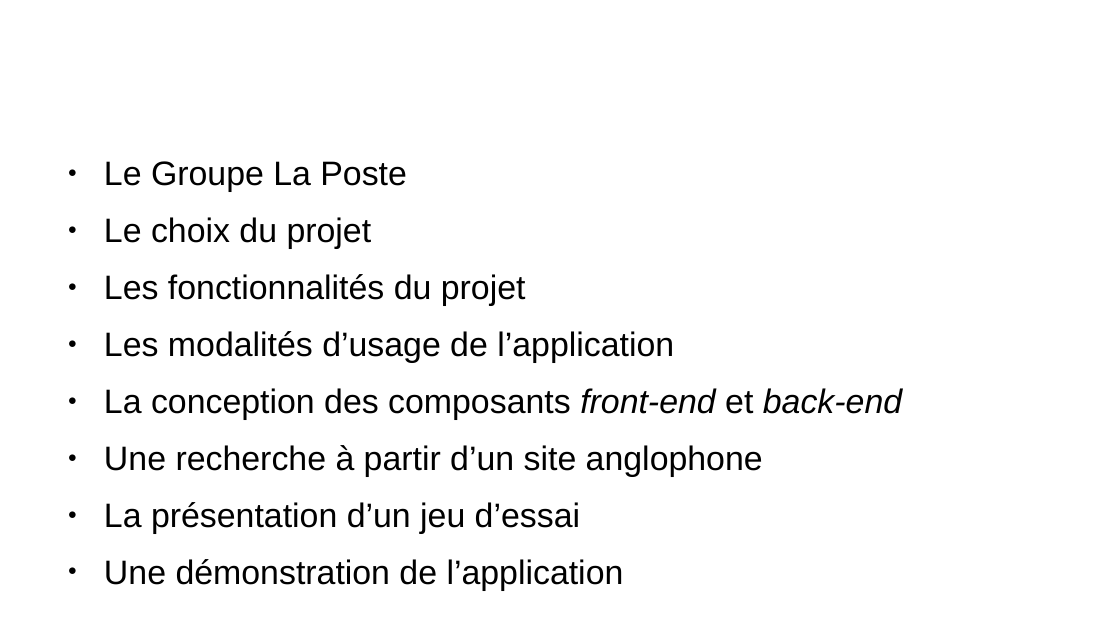
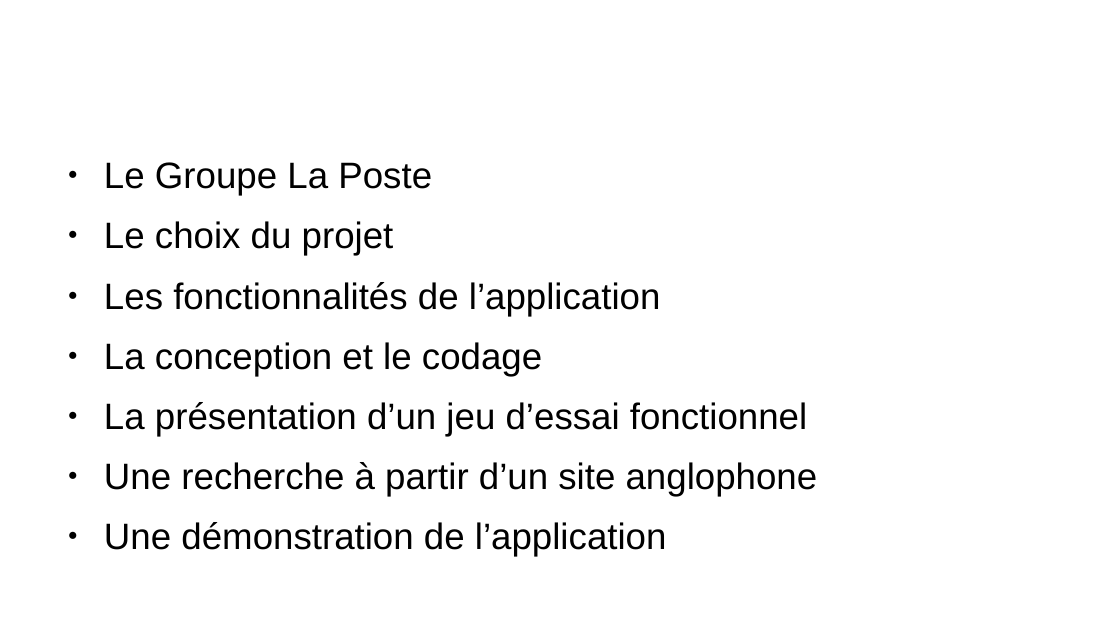
Before and after one commit to laurentpicardLP2/smartFitness, a slide deck: slide 2 of docs/oral/presOralSlide.odp. Drawn at 1120x630 pixels with LibreOffice and Linux fonts; fonts in the diff are those of the drawing; background and template pictures are left out. Boxes give left, top, right and bottom in pixels: in the first picture for what was removed or moved away, otherwise in the second. Text is boxed around its words. In the diff, an @@ line names an element or a change of style, - is before the commit and + after.

```diff
--- a/docs/oral/presOralSlide.odp
+++ b/docs/oral/presOralSlide.odp
@@ text at [104,162,818,557]: size 24.1 to 26 pt in "Le Groupe La Poste", "Le choix du projet", "Une recherche à partir d’un site anglophone", "Une démonstration de l’application" @@
@@ text at [104,282,807,436]: text changed; size 24.1 to 26 pt @@
-● Les fonctionnalités du projet
-● Les modalités d’usage de l’application
-● La conception des composants front-end et back-end
+● Les fonctionnalités de l’application
+● La conception et le codage
+● La présentation d’un jeu d’essai fonctionnel
@@ text at [104,502,580,534]: paragraph removed @@
-● La présentation d’un jeu d’essai
```
Also in this commit, not shown: 3 other slides changed, 9 slides added, 13 other files.
